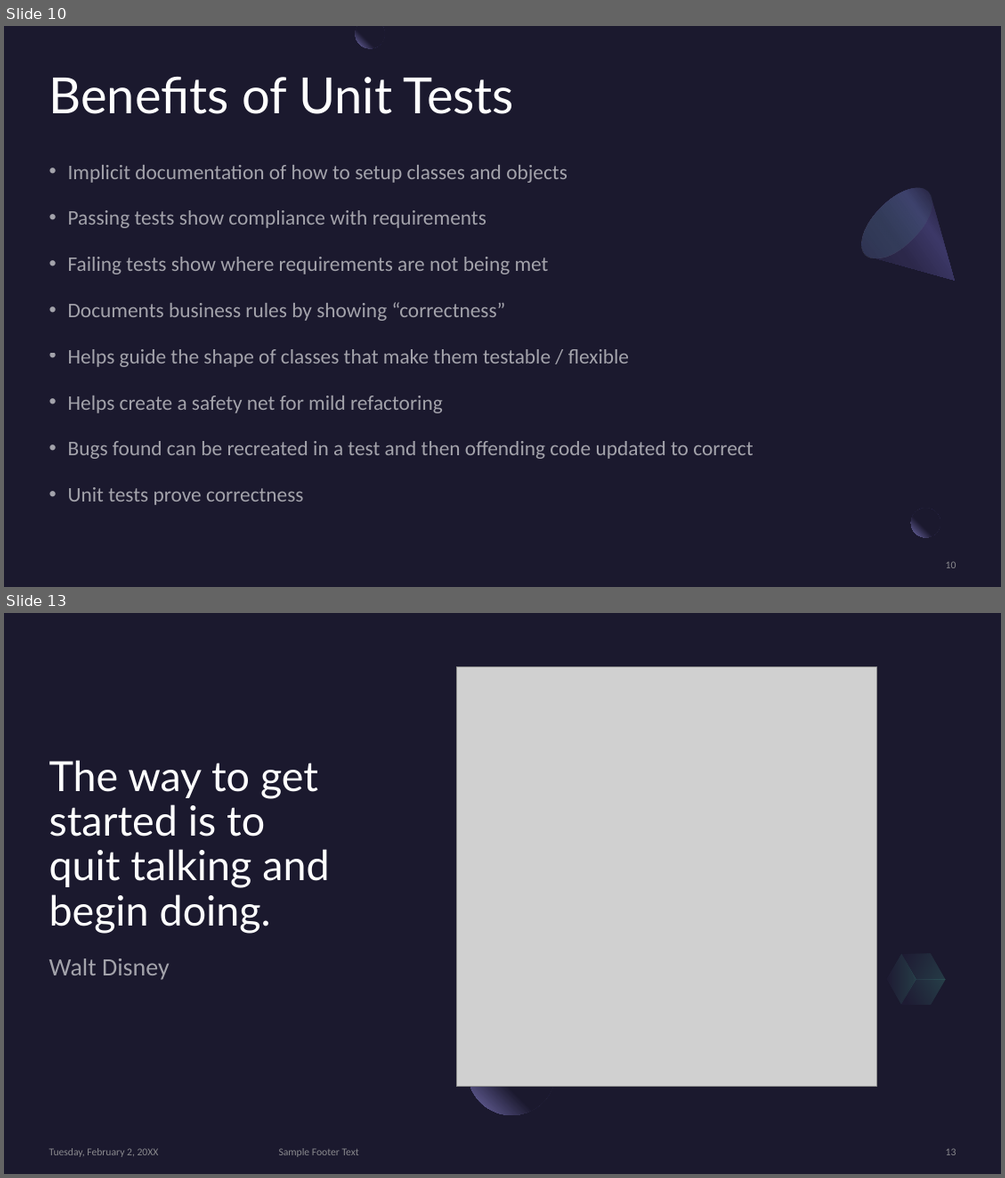
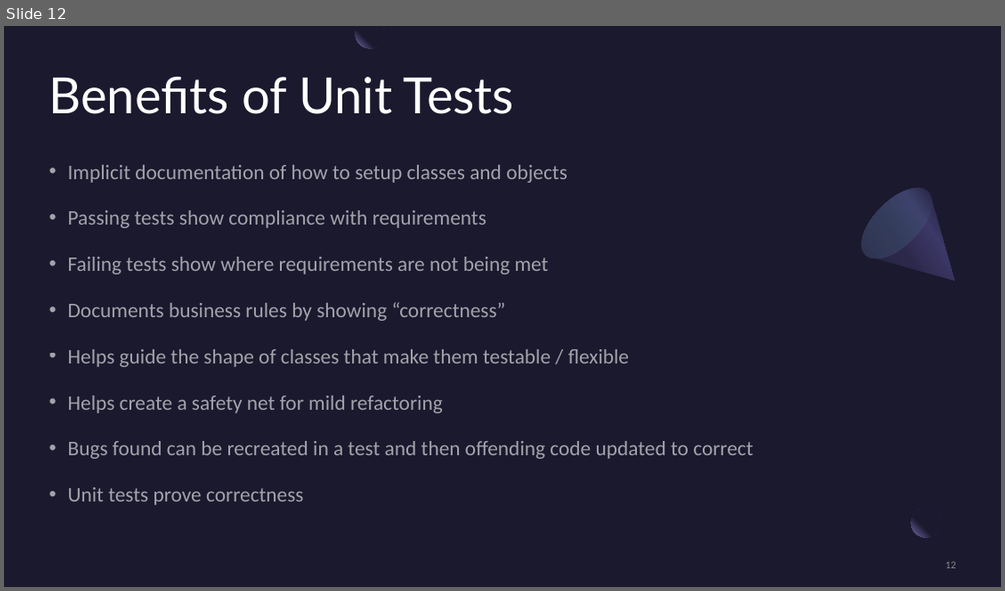
Before and after one commit to Three97/UnitTestingPresentation, a slide deck: PowerPoint/UnitTestingInCSharp.pptx. Shown one above the other, each under a label of ours: slides 10 and 13 before the commit, slide 12 after it; the slides between them are not shown. The pictures are 1005x1178 and 1005x591 pixels, drawn with LibreOffice and Linux fonts; fonts in the diff are those of the drawing; grey boxes stand for pictures. Boxes give left, top, right and bottom in pixels: in the first picture for what was removed or moved away, otherwise in the second. Text is boxed around its words. In the diff, an @@ line names an element or a change of style, - is before the commit and + after.

Commit message:
adds more slides along with a fun image;

```diff
--- a/PowerPoint/UnitTestingInCSharp.pptx
+++ b/PowerPoint/UnitTestingInCSharp.pptx
@@ slide 13 removed at (4, 613, 1001, 1174), background #1B192E @@
@@ picture removed at (456, 666, 876, 1086) @@
@@ title removed at (49, 760, 329, 933) @@
-The way to get started is to quit talking and begin doing.
@@ text removed at (49, 958, 170, 980) @@
-Walt Disney
@@ freeform shape removed at (880, 954, 923, 1005) @@
@@ freeform shape removed at (894, 941, 954, 992) @@
@@ freeform shape removed at (901, 966, 945, 1017) @@
@@ ellipse removed at (468, 1027, 556, 1115) @@
@@ text removed at (49, 1148, 159, 1157) @@
-Tuesday, February 2, 20XX
@@ text removed at (279, 1148, 359, 1157) @@
-Sample Footer Text
@@ page number removed at (946, 1148, 956, 1155) @@
-13
@@ what was slide 10 is now slide 12 @@
@@ page number at (946, 561, 956, 568): text changed @@
-10
+12
```
Also in this commit, not shown: 8 slides changed, 6 slides added, 4 other slides removed, 1 other file.
